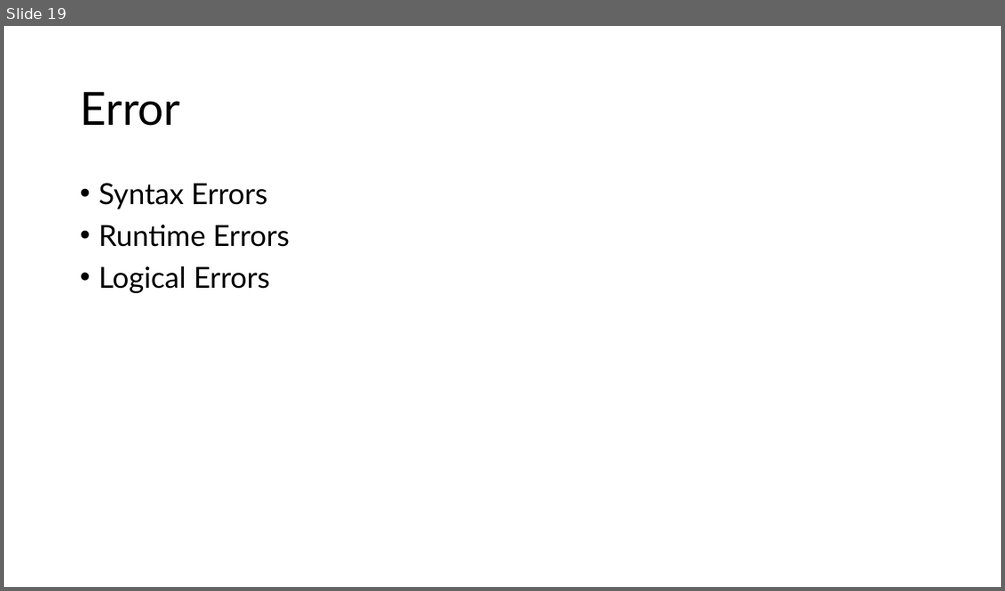
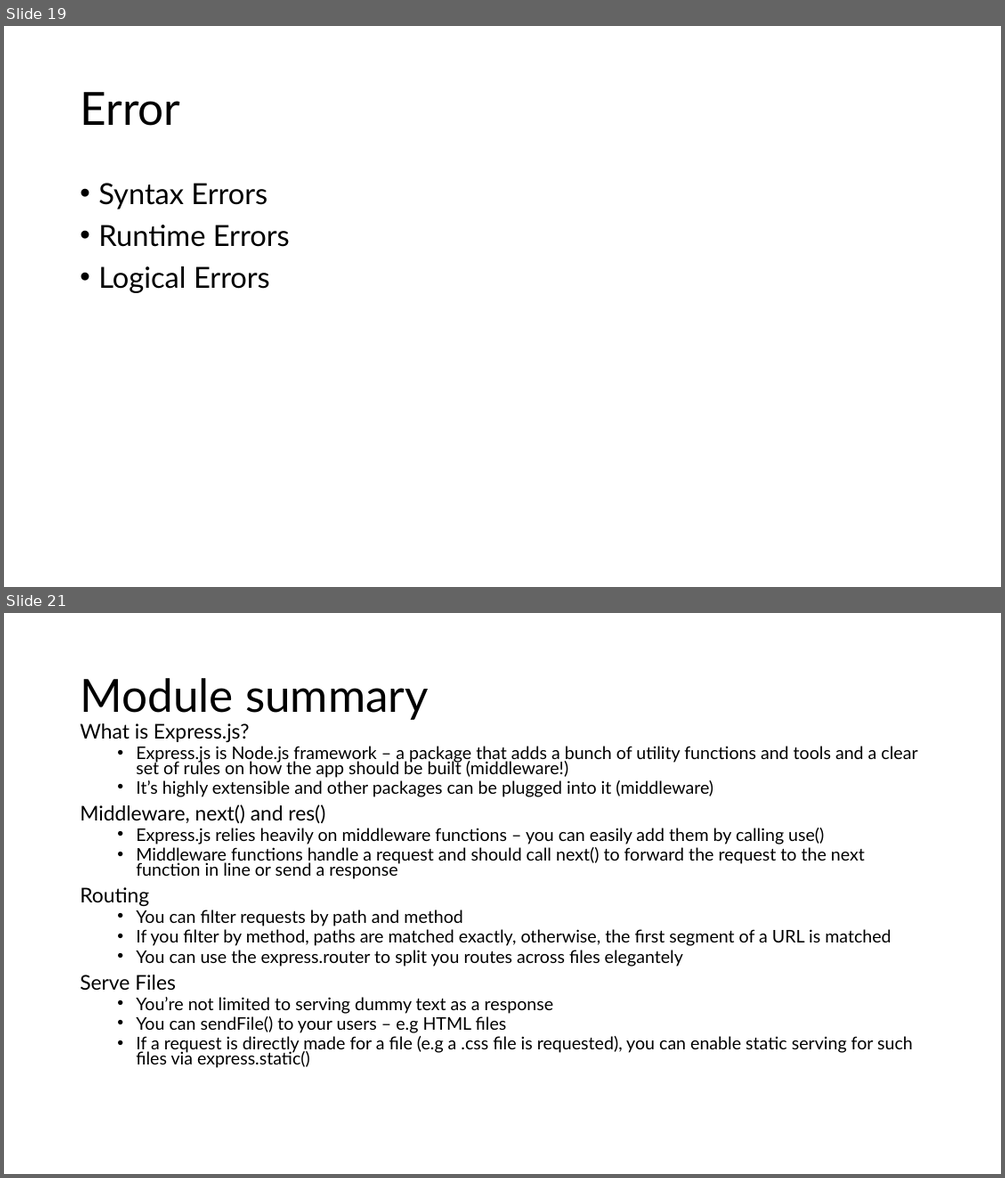
Before and after one commit to PiyushChaturvedii/Batch06, a slide deck: Node/node.pptx. Shown one above the other, each under a label of ours: slide 19 before the commit, slides 19 and 21 after it; the slides between them are not shown. The pictures are 1005x591 and 1005x1178 pixels, drawn with LibreOffice and Linux fonts; fonts in the diff are those of the drawing. Boxes give left, top, right and bottom in pixels: in the first picture for what was removed or moved away, otherwise in the second. Text is boxed around its words. In the diff, an @@ line names an element or a change of style, - is before the commit and + after.

```diff
--- a/Node/node.pptx
+++ b/Node/node.pptx
@@ slide 21 added at (x1=4, y1=613, x2=1001, y2=1174), background #FFFFFF @@
@@ title added at (x1=80, y1=678, x2=429, y2=720), 44 pt, text #000000 @@
+Module summary
@@ text added at (x1=80, y1=723, x2=917, y2=1068), 16.8 pt, text #000000 @@
+What is Express.js?
+  • Express.js is Node.js framework – a package that adds a bunch of utility functions and tools and a clear set of rules on how the app should be built (middleware!)
+  • It’s highly extensible and other packages can be plugged into it (middleware)
+Middleware, next() and res()
+  • Express.js relies heavily on middleware functions – you can easily add them by calling use()
+  • Middleware functions handle a request and should call next() to forward the request to the next function in line or send a response
+Routing
+  • You can filter requests by path and method
+  • If you filter by method, paths are matched exactly, otherwise, the first segment of a URL is matched
+  • You can use the express.router to split you routes across files elegantely
+Serve Files
+  • You’re not limited to serving dummy text as a response
+  • You can sendFile() to your users – e.g HTML files
+  • If a request is directly made for a file (e.g a .css file is requested), you can enable static serving for such files via express.static()
```
Also in this commit, not shown: 2 slides changed, 4 other slides added, 30 other files.
